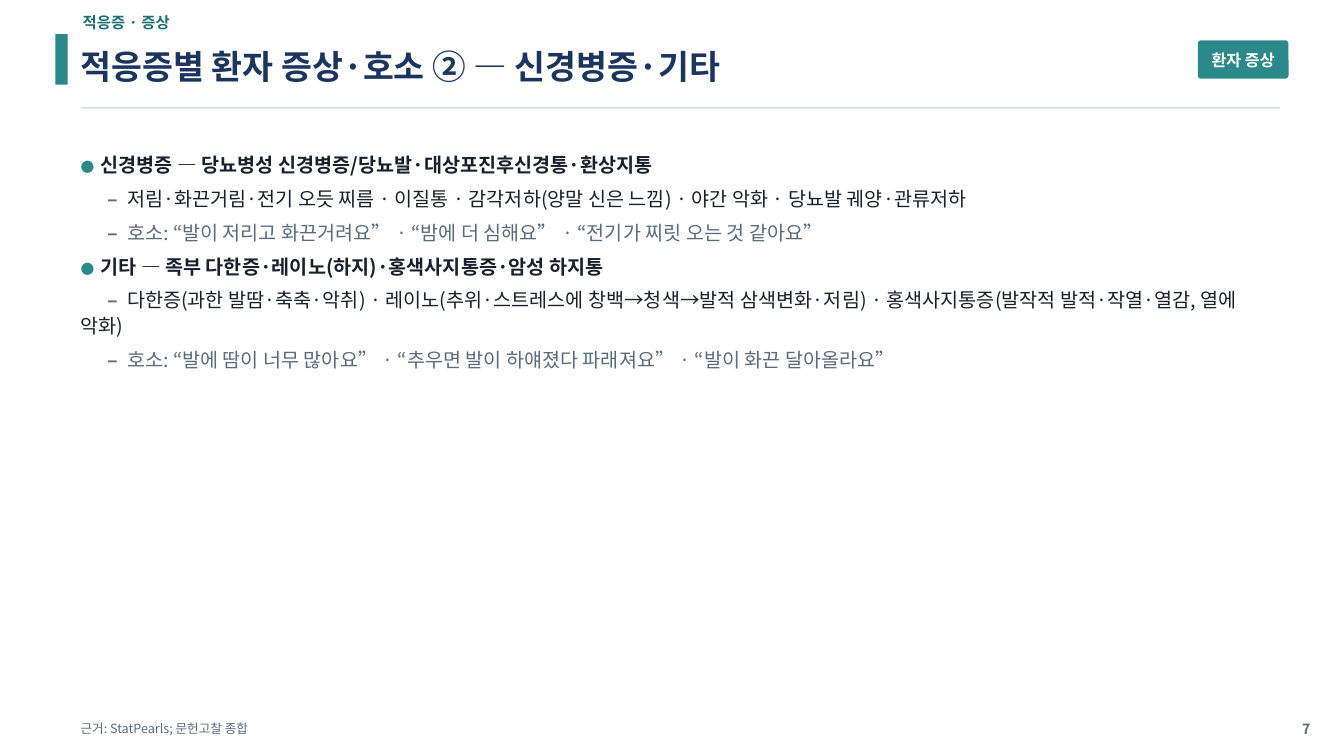
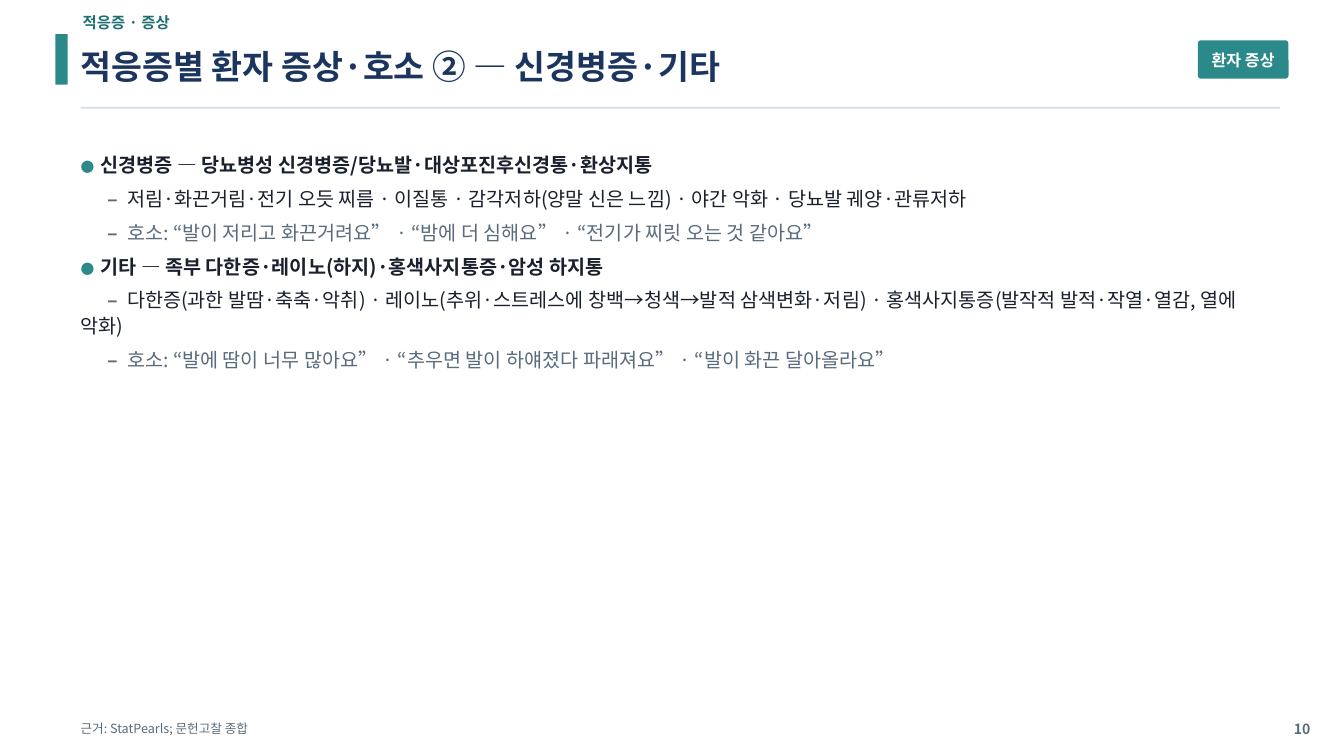
Before and after one commit to wonkeeparkos-pixel/ppt-work, a slide deck: slide 10 of 문헌고찰_NLC_RLS_LSB/03_LSB/LSB_발표.pptx (slide 7 before the commit). Drawn at 1344x756 pixels with LibreOffice and Linux fonts; fonts in the diff are those of the drawing. Boxes give left, top, right and bottom in pixels: in the first picture for what was removed or moved away, otherwise in the second. Text is boxed around its words. In the diff, an @@ line names an element or a change of style, - is before the commit and + after.

```diff
--- a/문헌고찰_NLC_RLS_LSB/03_LSB/LSB_발표.pptx
+++ b/문헌고찰_NLC_RLS_LSB/03_LSB/LSB_발표.pptx
@@ text at [1294,723,1310,734]: text changed @@
-7
+10
```
Also in this commit, not shown: 8 other slides changed, 3 slides added, 8 other files.
